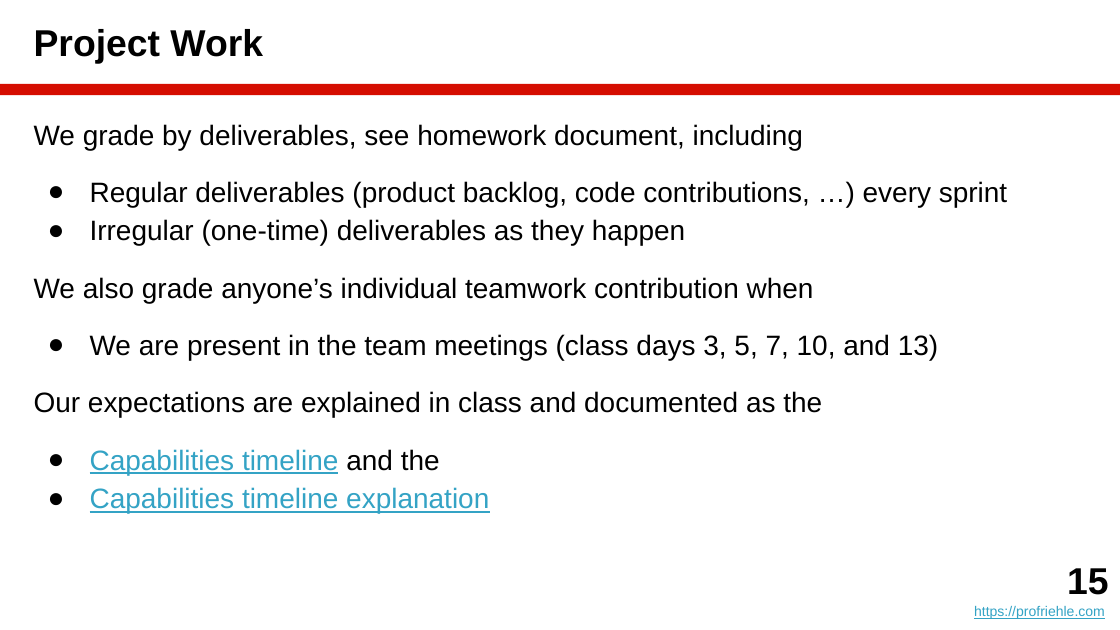
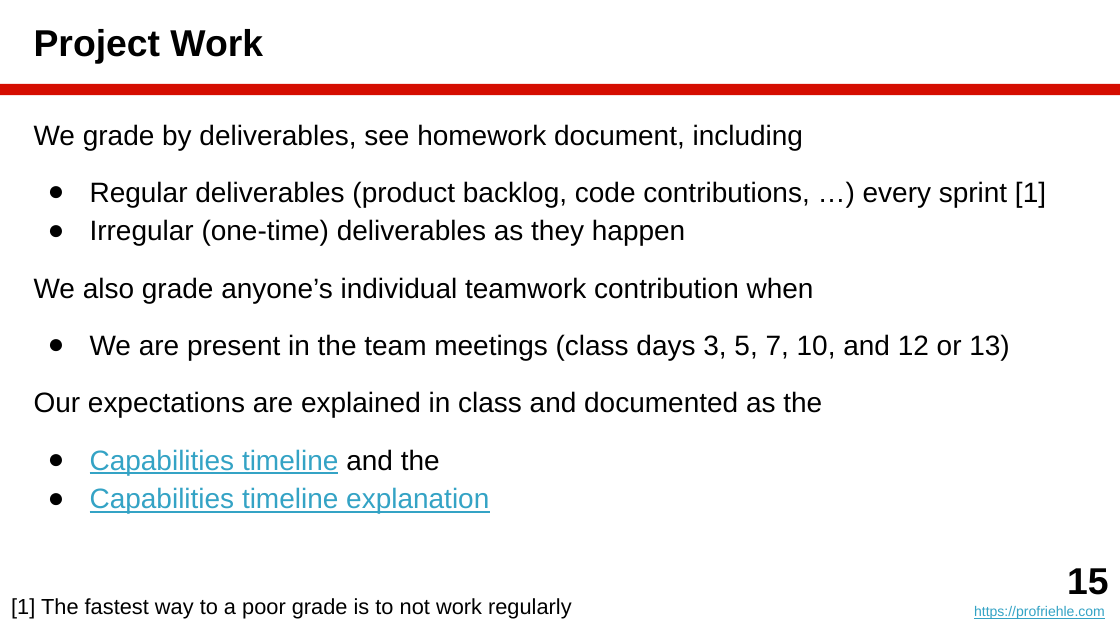
Before and after one commit to dirkriehle/amos-course, a slide deck: slide 15 of Lecture slides/AMOS A01 - Introduction.pptx. Drawn at 1120x630 pixels with LibreOffice and Linux fonts; fonts in the diff are those of the drawing. Boxes give left, top, right and bottom in pixels: in the first picture for what was removed or moved away, otherwise in the second. Text is boxed around its words. In the diff, an @@ line names an element or a change of style, - is before the commit and + after.

```diff
--- a/Lecture slides/AMOS A01 - Introduction.pptx
+++ b/Lecture slides/AMOS A01 - Introduction.pptx
@@ text at (x1=90, y1=181, x2=1046, y2=207): text changed @@
-● Regular deliverables (product backlog, code contributions, …) every sprint
+● Regular deliverables (product backlog, code contributions, …) every sprint [1]
@@ text at (x1=90, y1=334, x2=1009, y2=360): text changed @@
-● We are present in the team meetings (class days 3, 5, 7, 10, and 13)
+● We are present in the team meetings (class days 3, 5, 7, 10, and 12 or 13)
@@ text added at (x1=11, y1=598, x2=572, y2=619), 14 pt, text #000000 @@
+[1] The fastest way to a poor grade is to not work regularly
```
Also in this commit, not shown: 4 other slides changed, 1 slide added, 1 slide removed, 15 other files.
